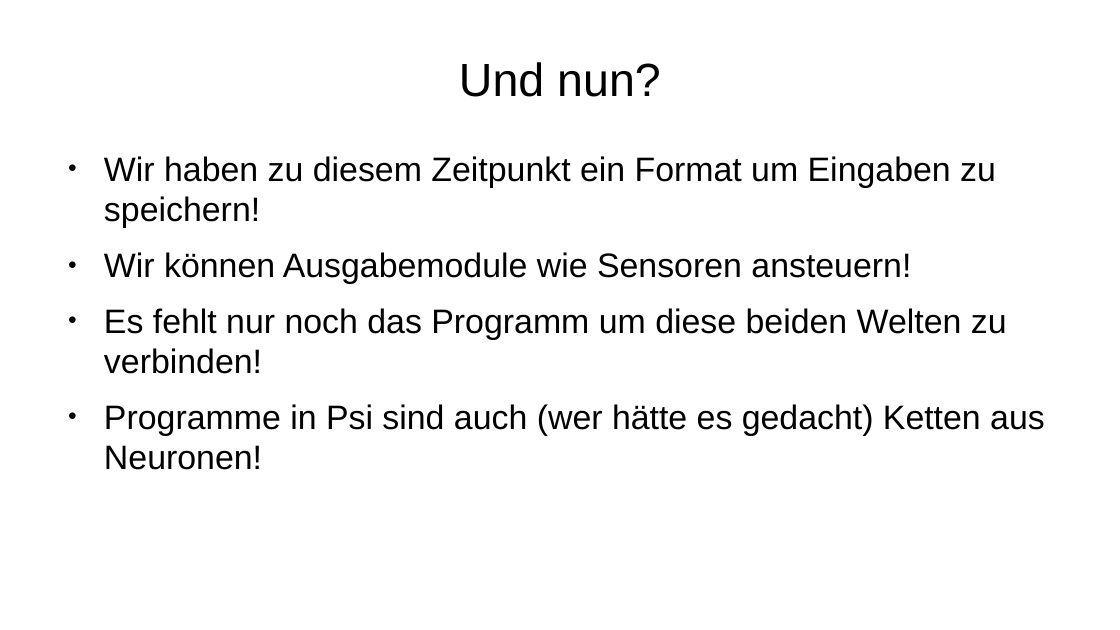
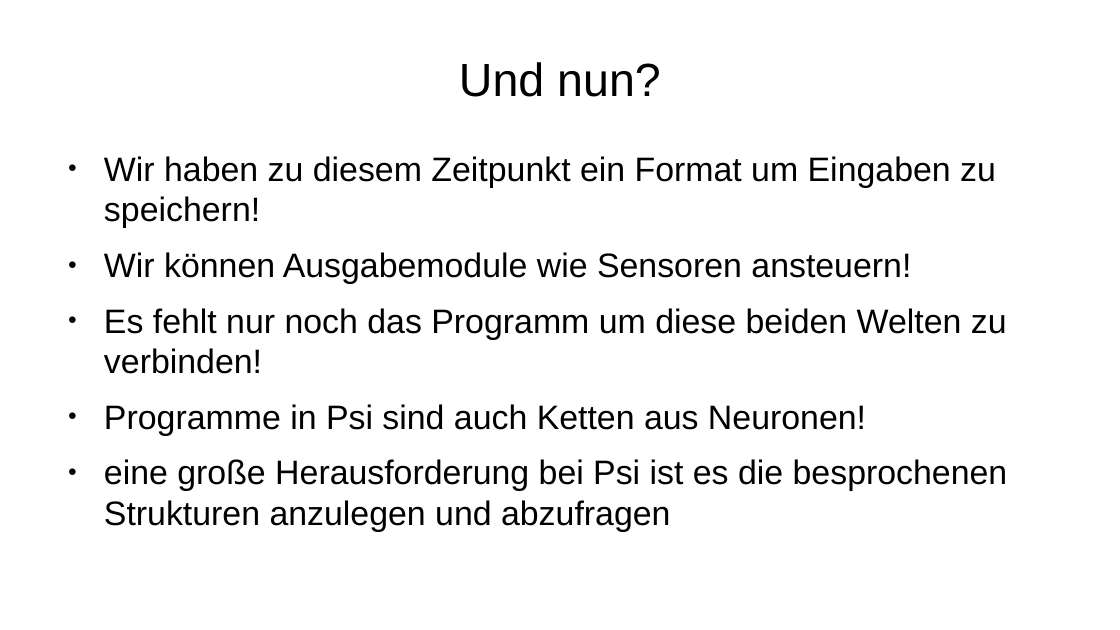
Before and after one commit to Lotes/psi-theorie, a slide deck: slide 23 of presentation.odp (slide 24 before the commit). Drawn at 1120x630 pixels with LibreOffice and Linux fonts; fonts in the diff are those of the drawing. Boxes give left, top, right and bottom in pixels: in the first picture for what was removed or moved away, otherwise in the second. Text is boxed around its words. In the diff, an @@ line names an element or a change of style, - is before the commit and + after.

```diff
--- a/presentation.odp
+++ b/presentation.odp
@@ text at (104,404,1008,532): text changed @@
-● Programme in Psi sind auch (wer hätte es gedacht) Ketten aus Neuronen!
+● Programme in Psi sind auch Ketten aus Neuronen!
+● eine große Herausforderung bei Psi ist es die besprochenen Strukturen anzulegen und abzufragen
```
Also in this commit, not shown: 1 other slide changed, 2 slides added, 2 slides removed, 2 other files.
